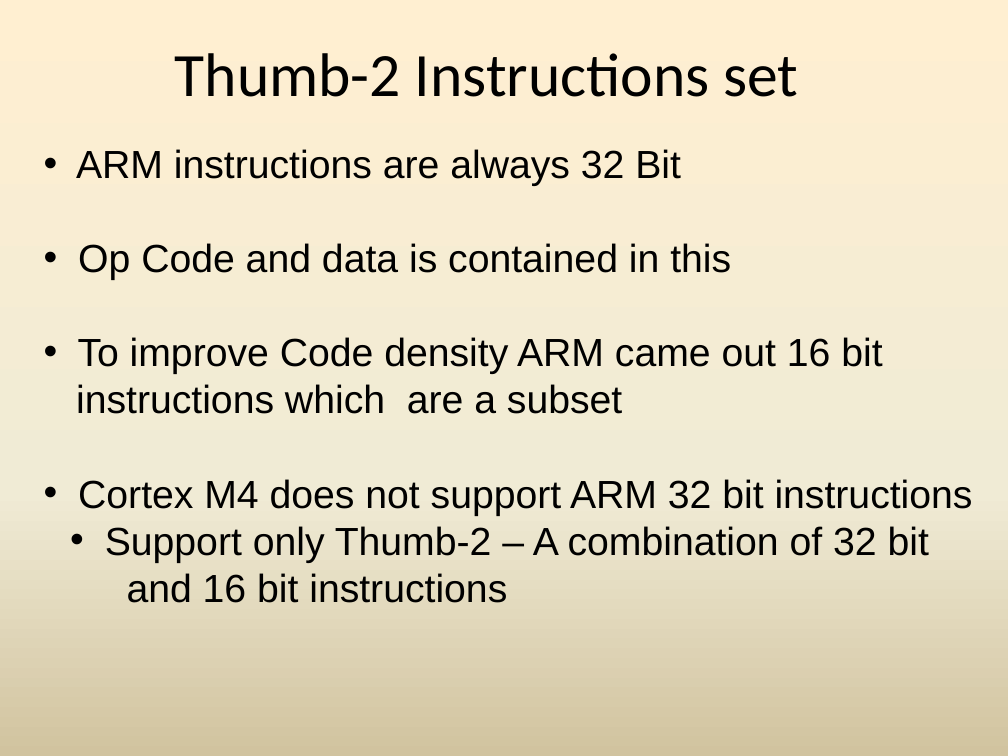
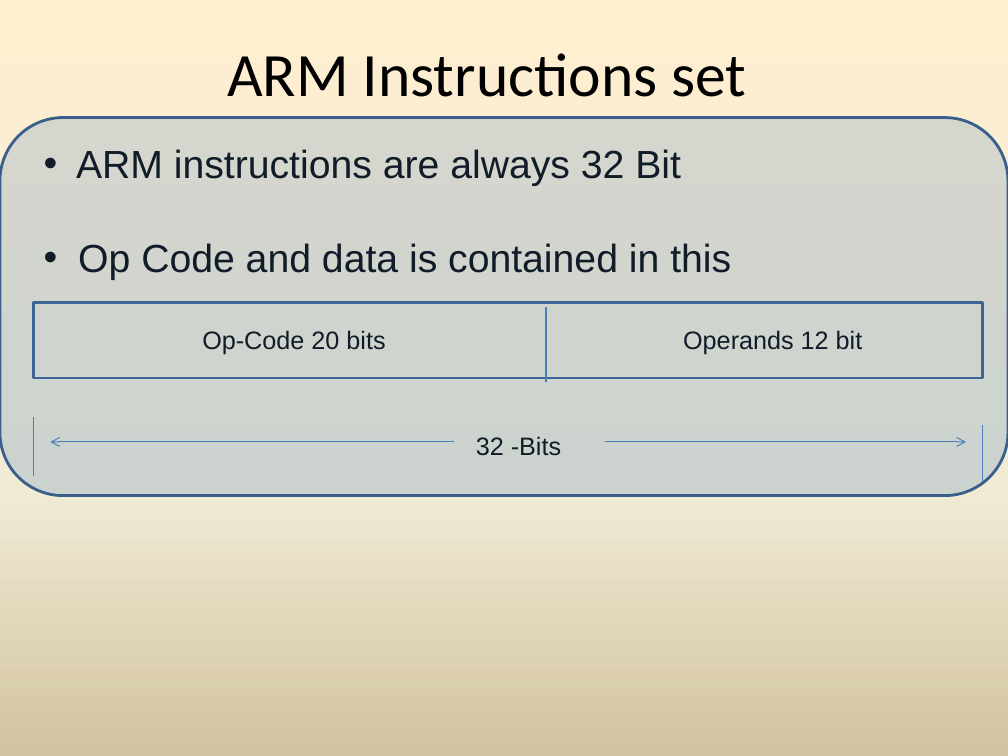
Before and after one commit to girishsukukumar/ARM-Architecture, a slide deck: slide 4 of Module-5.pptx (slide 2 before the commit). Drawn at 1008x756 pixels with LibreOffice and Linux fonts; fonts in the diff are those of the drawing. Boxes give left, top, right and bottom in pixels: in the first picture for what was removed or moved away, otherwise in the second. Text is boxed around its words. In the diff, an @@ line names an element or a change of style, - is before the commit and + after.

```diff
--- a/Module-5.pptx
+++ b/Module-5.pptx
@@ title at (x1=227, y1=53, x2=746, y2=97): text changed @@
-Thumb-2 Instructions set
+ARM Instructions set
@@ rounded rectangle added at (x1=0, y1=118, x2=1008, y2=496), fill #4F81BD at 22% opacity, outline #3A5F8C 2 pt @@
@@ rectangle added at (x1=33, y1=302, x2=983, y2=378), outline #3A5F8C 2 pt @@
@@ line added from (546, 306) to (546, 382), #4B7EBC 0.75 pt @@
@@ text at (x1=76, y1=337, x2=973, y2=603): paragraphs removed @@
-• To improve Code density ARM came out 16 bit
-instructions which are a subset
-• Cortex M4 does not support ARM 32 bit instructions
-  • Support only Thumb-2 – A combination of 32 bit
-  and 16 bit instructions
@@ text added at (x1=202, y1=330, x2=385, y2=355), 18 pt, text #000000 @@
+Op-Code 20 bits
@@ text added at (x1=683, y1=330, x2=863, y2=355), 18 pt, text #000000 @@
+Operands 12 bit
@@ line added from (33, 416) to (33, 476), #4B7EBC 0.75 pt @@
@@ arrow added from (454, 442) to (50, 442), #4B7EBC 0.75 pt @@
@@ text added at (x1=476, y1=436, x2=561, y2=456), 18 pt, text #000000 @@
+32 -Bits
@@ arrow added from (605, 442) to (966, 442), #4B7EBC 0.75 pt @@
@@ line added from (983, 425) to (983, 484), #4B7EBC 0.75 pt @@
```
Also in this commit, not shown: 3 other slides changed, 16 slides added.
